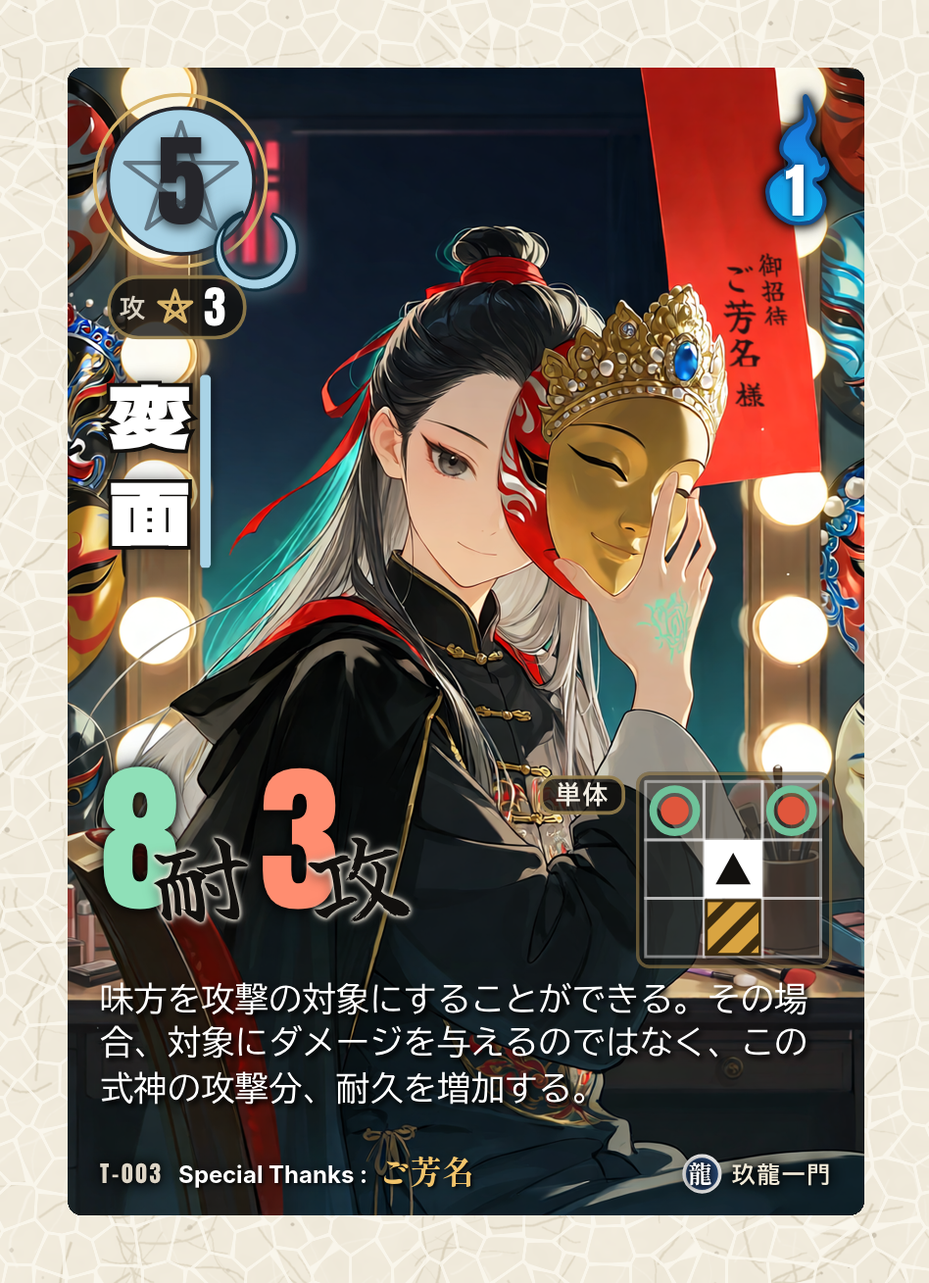
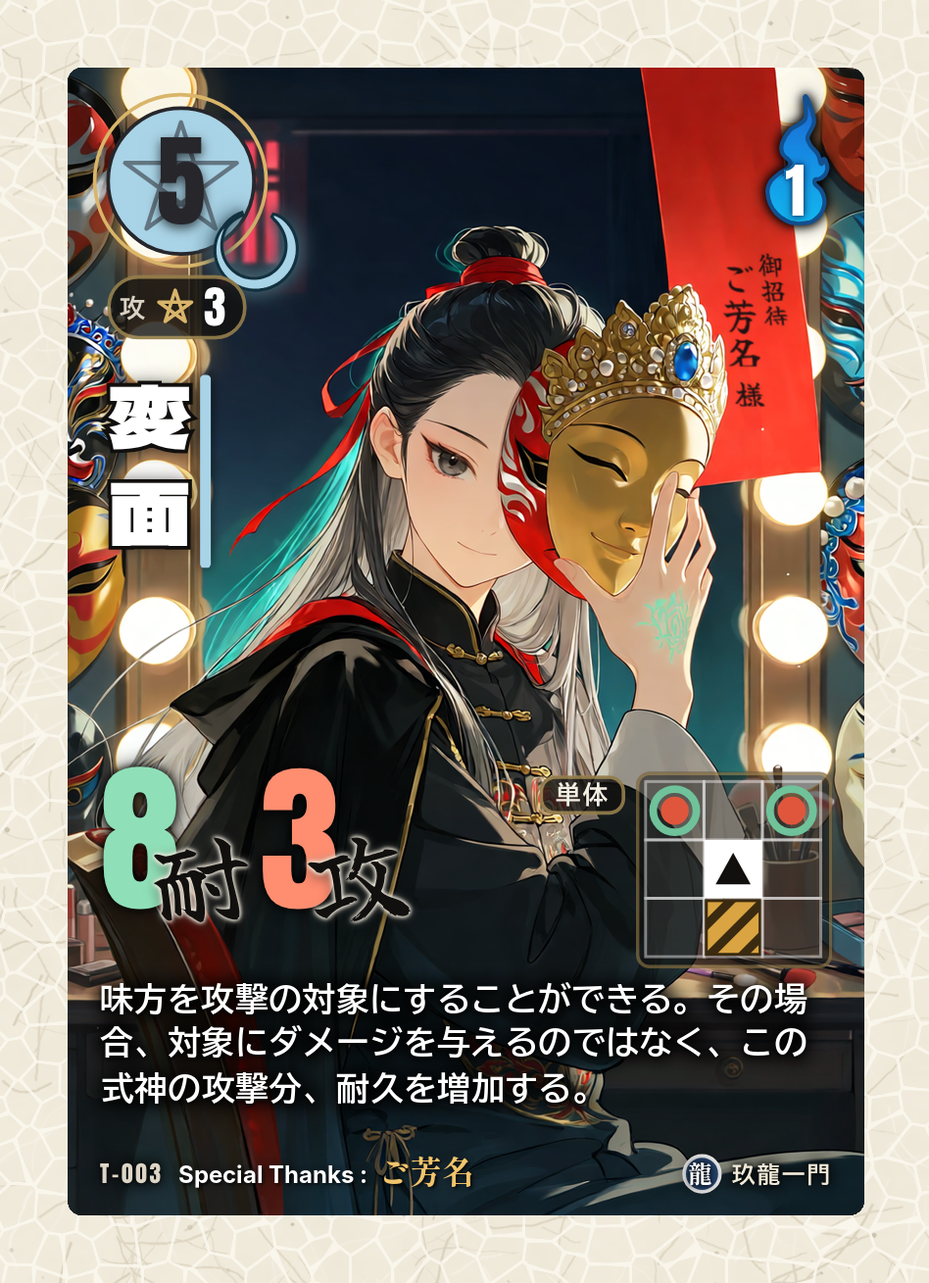
Layers edited between the first and the second 929×1283 image:
removed layer "11_効果文_白文字と影" over [87, 970, 820, 1117]
added layer "11c_効果文_白文字_太字(影なし)" above "11b_効果文の影_内側(下に少し・黒95%)" over [99, 981, 808, 1104]
added layer "11b_効果文の影_内側(下に少し・黒95%)" (95%) above "11a_効果文の影_外側(広め・黒85%)" over [96, 978, 812, 1110]
added layer "11a_効果文の影_外側(広め・黒85%)" (85%) above "10_間合" over [80, 962, 828, 1124]
